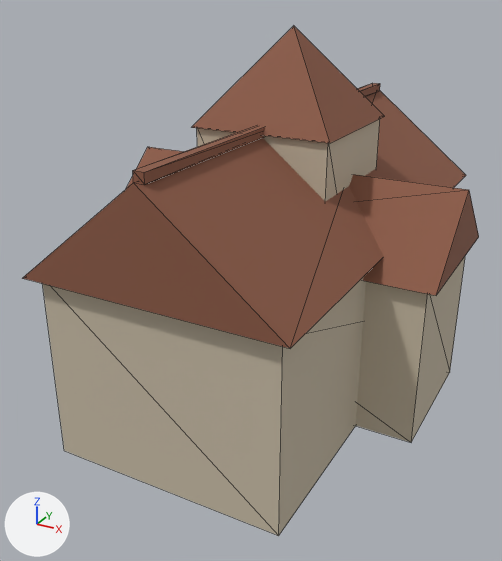
An edit to the glTF model assets/map3d_houses/church.glb, drawn before and after from the same camera.
Before and after are seen from a 50 mm camera at (10.6, -22.3, 14.5) aimed at (-0.8, -1.6, 4.2). The axes (+X, +Y, +Z) are drawn at lower left. The lights are the same throughout. The first picture is the older version. Mesh edges are drawn as thin lines. Vertices at exactly the same position are counted once.

Names of what the first picture shows: 'church'.
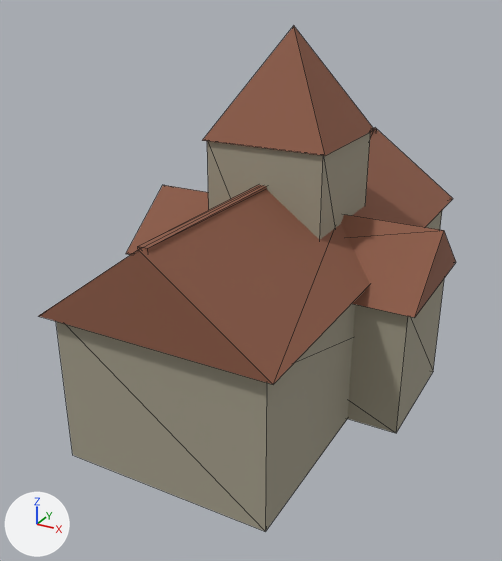
Where the change shows, as pixel boxes [x1, y1, x2, y2] in the pictures (502 x 561 px; the box of a moved part takes in the faces that stretch with it):
'church', recoloured, reshaped (9% narrower)
    before: [23, 26, 479, 536]
    after: [39, 26, 456, 532]
part 1 of me_cube, moved or reshaped
    before: [43, 276, 366, 536]
    after: [56, 211, 442, 532]
part 2 of me_cube, moved or reshaped
    before: [356, 257, 465, 442]
    after: [348, 279, 444, 433]
part 3 of me_cube, moved or reshaped
    before: [197, 119, 380, 201]
    after: [207, 133, 370, 240]
part 4 of me_cube, moved or reshaped
    before: [23, 91, 466, 348]
    after: [39, 130, 453, 384]
part 5 of me_cube, moved or reshaped
    before: [133, 83, 380, 185]
    after: [138, 128, 377, 252]
part 6 of me_cube, moved or reshaped
    before: [126, 147, 479, 296]
    after: [126, 185, 456, 318]
part 7 of me_cube, moved or reshaped
    before: [192, 26, 384, 143]
    after: [202, 26, 375, 156]

Diff of the bpy script that builds the scene:
```diff
--- a/assets/map3d_houses/church.glb.py
+++ b/assets/map3d_houses/church.glb.py
@@ mat_wall @@
 mat_wall = principled_material('wall')
-mat_wall.base_color = (0.578, 0.503, 0.381)  # beige #c8bca6
+mat_wall.base_color = (0.361, 0.332, 0.25)  # grey #a29c89
 mat_wall.roughness = 0.85
@@ me_cube @@
 # used by ob_church; location = (0.0, 0.0, 0.0)
-me_cube.from_pydata(...)  # 81 vertices, 118 faces; spans x -6.3..6.3, y -9.0..9.0, z 0.0..13.0
+me_cube.from_pydata(...)  # 81 vertices, 118 faces; spans x -5.7..5.7, y -9.0..9.0, z 0.0..13.0
+# me_cube part 1: the loose piece of 8 vertices spanning x -4.0..4.0, y -8.6..8.6, z 0.0..6.3 is scaled about the mesh origin by (0.899, 1, 0.82)
+# me_cube part 2: the loose piece of 8 vertices spanning x -6.0..6.0, y -2.6..2.6, z 0.0..5.7 is scaled about the mesh origin by (0.899, 0.899, 0.82)
+# me_cube part 3: the loose piece of 8 vertices spanning x -2.4..2.4, y -2.4..2.4, z 0.0..9.8 is scaled about the mesh origin by (0.899, 0.899, 0.952)
+# me_cube part 4: the loose piece of 6 vertices spanning x -4.4..4.4, y -9.0..9.0, z 6.3..9.8 is scaled about the mesh origin by (0.899, 1, 0.82)
+# me_cube part 5: the loose piece of 8 vertices spanning x -0.2..0.2, y -8.8..8.8, z 9.8..10.1 is moved by (0.0, 0.0, -2.0)
+# me_cube part 6: the loose piece of 6 vertices spanning x -6.3..6.3, y -2.9..2.9, z 5.7..8.2 is scaled about the mesh origin by (0.899, 0.899, 0.82)
+# me_cube part 7: the loose piece of 5 vertices spanning x -2.5..2.5, y -2.5..2.5, z 9.8..13.0 is scaled about its middle by (0.899, 0.899, 1.15), then moved by (0.0, 0.0, -0.2)
+# other edits to the shape of me_cube do not show in these pictures
 me_cube.materials.append(mat_wall)
```
